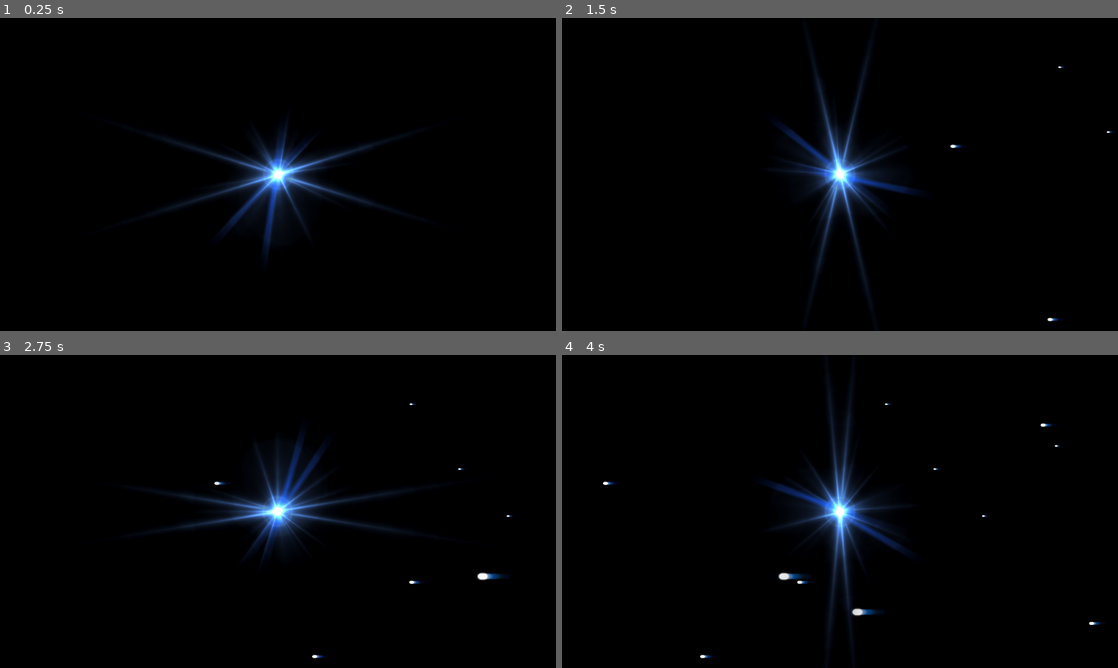
Above: before the commit, frames 1-4 (two rows, left to right).
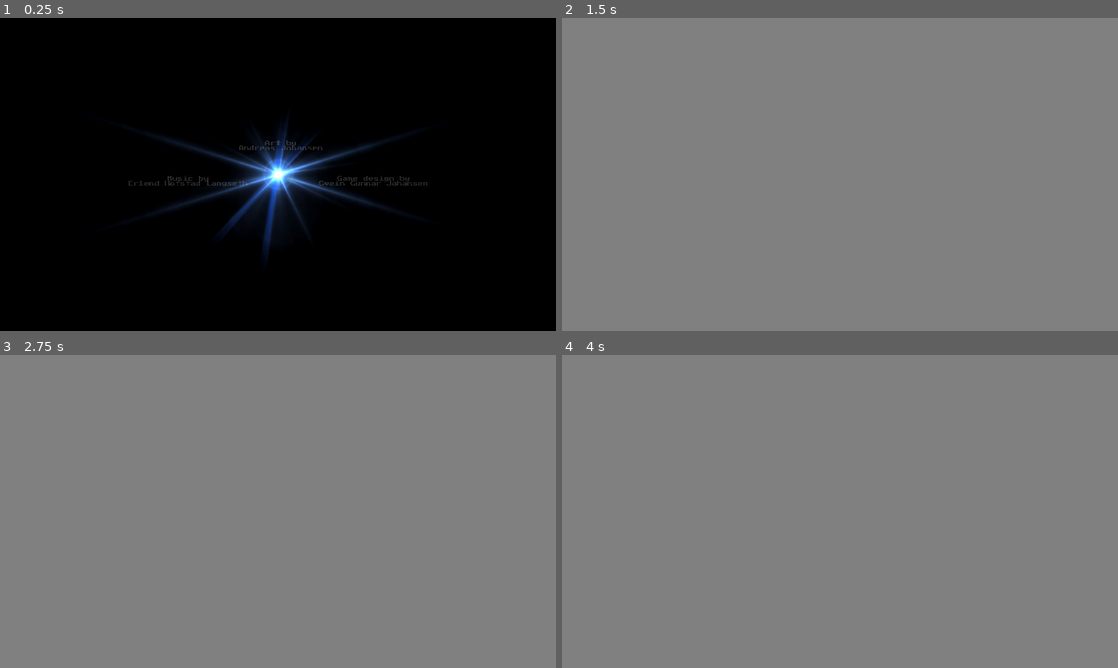
Above: after the commit, the same moments.

Repository: sveinjo/robot-rumble
Game: Godot game, scene res://scenes/credits_3d.tscn
Two runs of this game, one before a commit and one after it. Both use one fixed random seed, a clock stepped at 60 frames per second and the inputs below. Sound files missing from this copy of the repository are replaced by a short silence.
Inputs (mouse positions are in pixels of both pictures, inside the frame that each line leads up to):
- Up to frame 1 (0.25 s): no input
- Up to frame 2 (1.5 s): tap Enter at 0.5 s; move the mouse to (962, 158) at 0.52 s; hold D 0.53-1.28 s; hold Q 0.53-1.28 s; click (962, 158) at 0.67 s; tap E at 0.8, 1.35 s; move the mouse to (728, 190) at 1.27 s; hold S from 1.28 s (still down); click (728, 190) at 1.42 s
- Up to frame 3 (2.75 s): tap Q at 1.55 s; move the mouse to (333, 442) at 2.02 s; release S at 2.03 s; hold D from 2.03 s (still down); hold Q from 2.03 s (still down); click (333, 442) at 2.17 s; tap E at 2.3 s
- Up to frame 4 (4 s): move the mouse to (812, 574) at 2.77 s; release D at 2.78 s; release Q at 2.78 s; hold W 2.78-3.53 s; tap E at 2.85, 3.8 s; click (812, 574) at 2.92 s; tap Q at 3.05 s; move the mouse to (1006, 558) at 3.52 s; hold A from 3.53 s (still down); hold Q from 3.53 s (still down); click (1006, 558) at 3.67 s

The runs differ from the first frame. In frame 1, 0.5% of the frame differs, in the area x 23-77%, y 39-54%; in frame 2, 100%, in the area x 0-100%, y 0-100%; in frame 3, 100%; in frame 4, 100%.

Commit message:
Added projection room viewpoint.

Diff:
--- a/diagame/scenes/credits_3d.tscn
+++ b/diagame/scenes/credits_3d.tscn
@@ -8,6 +8,7 @@
 [ext_resource type="Script" path="res://scripts/camera_3d_controller.gd" id="5_camera"]
 [ext_resource type="AudioStream" path="res://assets/sounds/bgmusic.mp3" id="6_bgmusic"]
 [ext_resource type="Script" path="res://scripts/screen_3d_setup.gd" id="7_screen"]
+[ext_resource type="Script" path="res://scripts/credits_3d_controller.gd" id="8_controller"]
 
 [sub_resource type="QuadMesh" id="QuadMesh_1"]
 size = Vector2(19.2, 10.8)
@@ -21,13 +22,26 @@
 albedo_texture = SubResource("ViewportTexture_1")
 emission_enabled = true
 emission = Color(1, 1, 1, 1)
-emission_energy_multiplier = 1.0
+emission_energy_multiplier = 2.0
+texture_filter = 0
+cull_mode = 2
+
+[sub_resource type="StandardMaterial3D" id="StandardMaterial3D_Flipped"]
+transparency = 1
+shading_mode = 0
+albedo_texture = SubResource("ViewportTexture_1")
+emission_enabled = true
+emission = Color(1, 1, 1, 1)
+emission_energy_multiplier = 2.0
+texture_filter = 0
+cull_mode = 2
 
 [sub_resource type="Environment" id="Environment_1"]
 background_mode = 1
-background_color = Color(0, 0, 0, 1)
+background_color = Color(0.5, 0.5, 0.5, 1)
 
 [node name="Credits3D" type="Node3D"]
+script = ExtResource("8_controller")
 
 [node name="WorldEnvironment" type="WorldEnvironment" parent="."]
 environment = SubResource("Environment_1")
@@ -39,7 +53,7 @@
 script = ExtResource("5_camera")
 
 [node name="SubViewport" type="SubViewport" parent="."]
-transparent_bg = false
+transparent_bg = true
 size = Vector2i(1920, 1080)
 render_target_update_mode = 3
 
@@ -49,40 +63,25 @@
 offset_bottom = 1080.0
 color = Color(0, 0, 0, 1)
 
-[node name="CreditMain" type="Node2D" parent="SubViewport"]
-z_index = 200
-position = Vector2(640, 1388)
-script = ExtResource("1_n6r8a")
-
-[node name="Marker" type="Sprite2D" parent="SubViewport"]
-z_index = 50
-position = Vector2(960, 540)
-texture = ExtResource("2_marker")
-script = ExtResource("3_marker1")
-
-[node name="Marker2" type="Sprite2D" parent="SubViewport"]
-z_index = 50
-position = Vector2(960, 540)
-texture = ExtResource("2_marker")
-script = ExtResource("4_marker2")
-
-[node name="CreditFadeText1" parent="SubViewport" instance=ExtResource("3_credit")]
-z_index = 100
-position = Vector2(640, 564)
-
-[node name="CreditFadeText2" parent="SubViewport" instance=ExtResource("3_credit")]
-z_index = 100
-position = Vector2(960, 444)
-
-[node name="CreditFadeText3" parent="SubViewport" instance=ExtResource("3_credit")]
-z_index = 100
-position = Vector2(1280, 564)
-
 [node name="Screen3D" type="MeshInstance3D" parent="."]
-transform = Transform3D(1, 0, 0, 0, 1, 0, 0, 0, 1, 0, 0, 0)
+transform = Transform3D(1, 0, 0, 0, 1, 0, 0, 0, -1, 0, 0, 0)
 mesh = SubResource("QuadMesh_1")
 surface_material_override/0 = SubResource("StandardMaterial3D_1")
-script = ExtResource("7_screen")
+
+[node name="Screen3D_Right" type="MeshInstance3D" parent="."]
+transform = Transform3D(0, 0, 1, 0, 1, 0, 1, 0, 0, 9.6, 0, 9.6)
+mesh = SubResource("QuadMesh_1")
+surface_material_override/0 = SubResource("StandardMaterial3D_Flipped")
+
+[node name="Screen3D_Left" type="MeshInstance3D" parent="."]
+transform = Transform3D(0, 0, -1, 0, 1, 0, -1, 0, 0, -9.6, 0, 9.6)
+mesh = SubResource("QuadMesh_1")
+surface_material_override/0 = SubResource("StandardMaterial3D_Flipped")
+
+[node name="Screen3D_Back" type="MeshInstance3D" parent="."]
+transform = Transform3D(-1, 0, 0, 0, 1, 0, 0, 0, 1, 0, 0, 19.2)
+mesh = SubResource("QuadMesh_1")
+surface_material_override/0 = SubResource("StandardMaterial3D_Flipped")
 
 [node name="AudioStreamPlayer" type="AudioStreamPlayer" parent="."]
 stream = ExtResource("6_bgmusic")
--- a/diagame/scripts/camera_3d_controller.gd
+++ b/diagame/scripts/camera_3d_controller.gd
@@ -1,16 +1,17 @@
 extends Camera3D
 
-# 3D camera controller with mouse rotation
+# 3D camera controller with mouse rotation and keyboard movement
 var mouse_sensitivity: float = 0.003
+var movement_speed: float = 25.0
 var rotation_enabled: bool = false
 var last_mouse_position: Vector2 = Vector2.ZERO
 var camera_rotation: Vector3 = Vector3.ZERO  # Pitch, Yaw, Roll
 
 func _ready():
 	# Position camera to view the 3D plane which is at z=0
-	# Camera is at (0, 0, 15) looking at origin
-	position = Vector3(0, 0, 15)
-	look_at(Vector3.ZERO, Vector3.UP)
+	# Camera is at (0, 0, 11.6) looking at origin
+	position = Vector3(0, 0, 9.6)
+	look_at(Vector3(0, 0, 0), Vector3.UP)
 
 	# Store initial rotation
 	camera_rotation = rotation
@@ -49,11 +50,38 @@
 
 func reset_camera():
 	"""Reset camera to initial position and rotation"""
+	position = Vector3(0, 0, 9.6)
 	rotation = Vector3.ZERO
 	camera_rotation = Vector3.ZERO
 	print("Camera reset to initial position")
 
-func _process(_delta):
+func _process(delta):
+	# Handle keyboard movement
+	var move_vector = Vector3.ZERO
+
+	if Input.is_key_pressed(KEY_W) or Input.is_key_pressed(KEY_UP):
+		move_vector.z -= 1
+	if Input.is_key_pressed(KEY_S) or Input.is_key_pressed(KEY_DOWN):
+		move_vector.z += 1
+	if Input.is_key_pressed(KEY_A) or Input.is_key_pressed(KEY_LEFT):
+		move_vector.x -= 1
+	if Input.is_key_pressed(KEY_D) or Input.is_key_pressed(KEY_RIGHT):
+		move_vector.x += 1
+	if Input.is_key_pressed(KEY_Q):
+		move_vector.y += 1
+	if Input.is_key_pressed(KEY_E):
+		move_vector.y -= 1
+
+	# Normalize and apply movement
+	if move_vector.length() > 0:
+		move_vector = move_vector.normalized() * movement_speed * delta
+		# Transform movement relative to camera orientation
+		var forward = -transform.basis.z
+		var right = transform.basis.x
+		var up = transform.basis.y
+
+		position += forward * move_vector.z + right * move_vector.x + up * move_vector.y
+
 	# Release mouse if escape is pressed
 	if Input.is_action_just_pressed("ui_cancel") and rotation_enabled:
 		rotation_enabled = false
--- /dev/null
+++ b/diagame/scripts/credits_3d_controller.gd
@@ -0,0 +1,31 @@
+extends Node3D
+
+# Script to project the viewport texture to all walls simultaneously
+
+@onready var viewport = $SubViewport
+@onready var screen_front = $Screen3D
+@onready var screen_right = $Screen3D_Right
+@onready var screen_left = $Screen3D_Left
+@onready var screen_back = $Screen3D_Back
+
+var walls = []
+
+func _ready():
+	# Load and instance the 2D credits scene into the viewport
+	var credits_scene = load("res://scenes/credits.tscn")
+	var credits_instance = credits_scene.instantiate()
+	viewport.add_child(credits_instance)
+
+	# Ensure viewport updates
+	viewport.render_target_update_mode = SubViewport.UPDATE_ALWAYS
+
+	walls = [screen_front, screen_right, screen_left, screen_back]
+
+	# Set texture to all walls
+	set_texture_to_all_walls()
+
+func set_texture_to_all_walls():
+	for wall in walls:
+		var mat = wall.get_surface_override_material(0)
+		if mat and viewport:
+			mat.albedo_texture = viewport.get_texture()
Not shown: 1 places in diagame/scenes/credits_3d.tscn that only renumber resources
